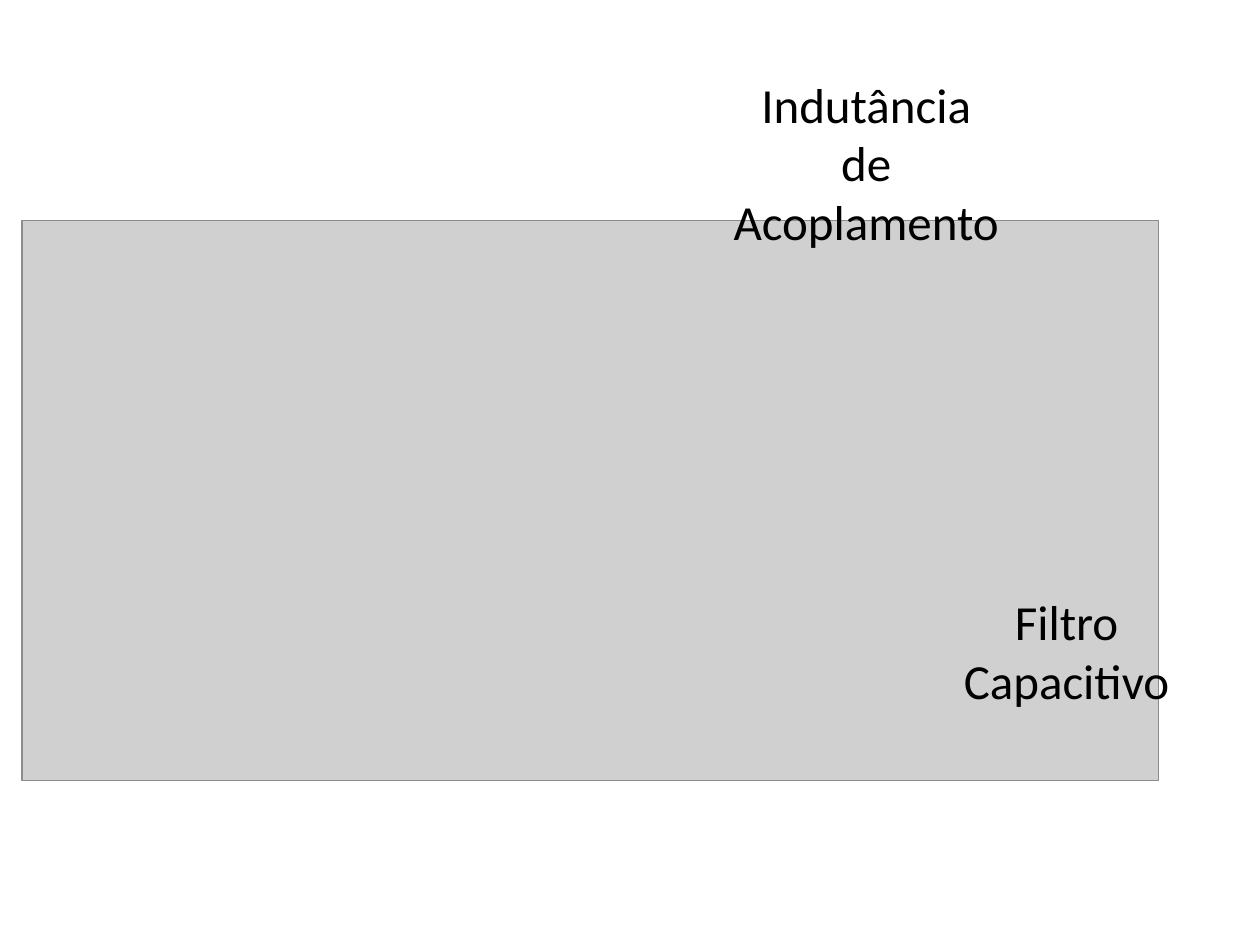
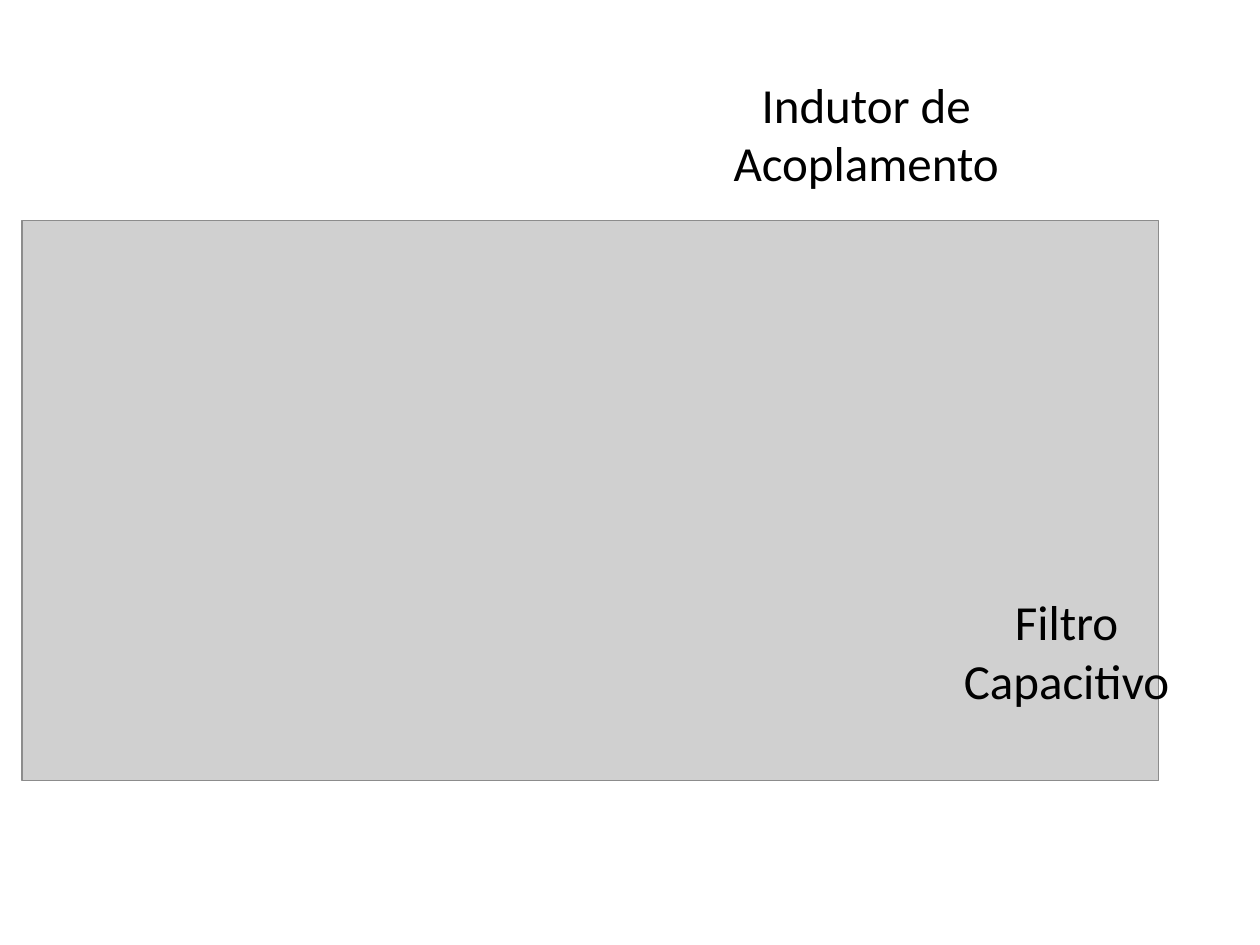
Before and after one commit to jpsoliv/MestradoJPSO, a slide deck: slide 7 of Tranqueiras de ppt/desenhos_filtro_complexo.pptx. Drawn at 1260x945 pixels with LibreOffice and Linux fonts; fonts in the diff are those of the drawing; grey boxes stand for pictures. Boxes give left, top, right and bottom in pixels: in the first picture for what was removed or moved away, otherwise in the second. Text is boxed around its words. In the diff, an @@ line names an element or a change of style, - is before the commit and + after.

```diff
--- a/Tranqueiras de ppt/desenhos_filtro_complexo.pptx
+++ b/Tranqueiras de ppt/desenhos_filtro_complexo.pptx
@@ text at [734,89,999,189]: text changed @@
-Indutância de Acoplamento
+Indutor de Acoplamento
```
Also in this commit, not shown: 1 other slide changed, 1 slide added, 13 other files.
